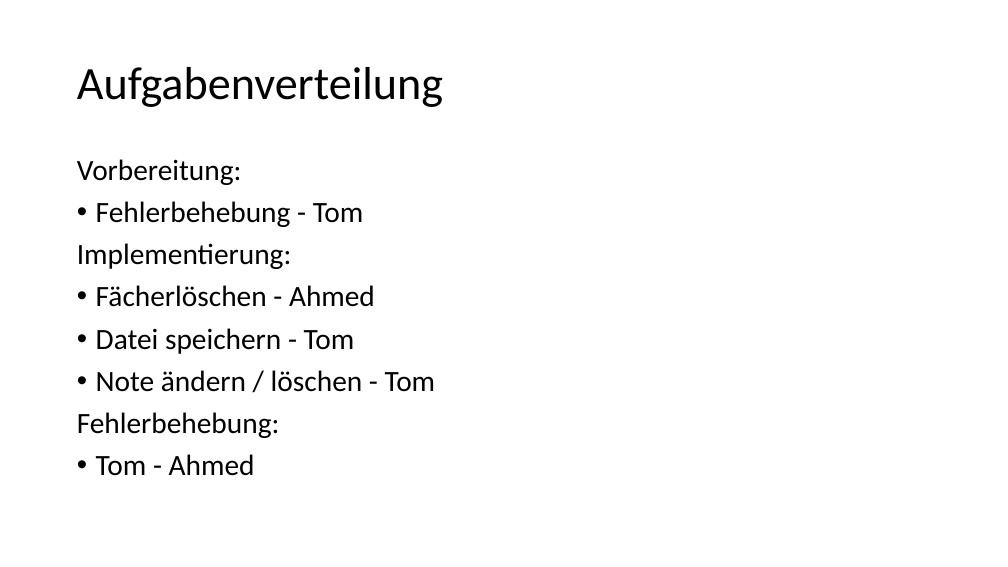
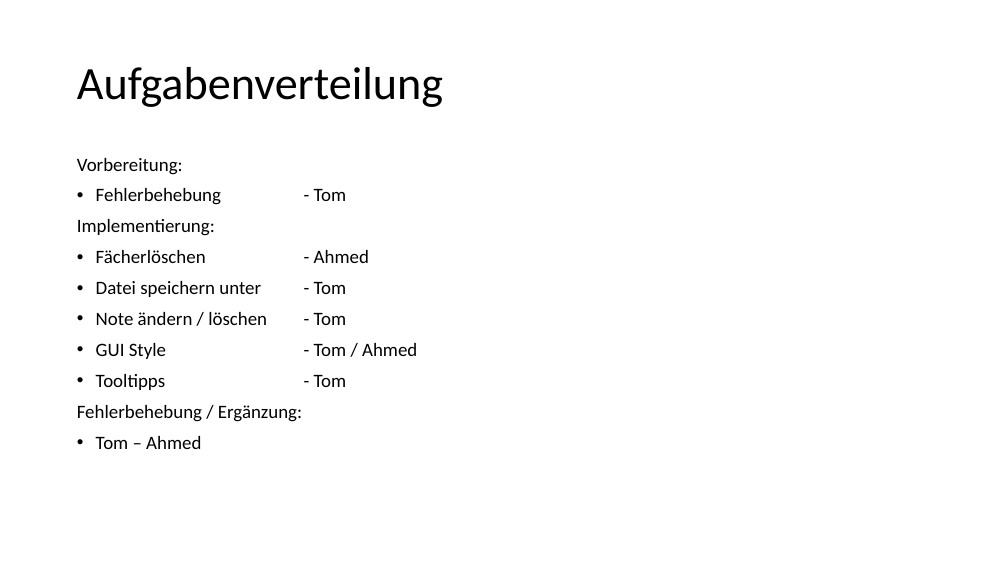
Before and after one commit to SecurityR4t/NotenVerwaltung, a slide deck: slide 3 of Dokumentation.pptm. Drawn at 1008x567 pixels with LibreOffice and Linux fonts; fonts in the diff are those of the drawing. Boxes give left, top, right and bottom in pixels: in the first picture for what was removed or moved away, otherwise in the second. Text is boxed around its words. In the diff, an @@ line names an element or a change of style, - is before the commit and + after.

```diff
--- a/Dokumentation.pptm
+++ b/Dokumentation.pptm
@@ text at [77, 158, 369, 325]: size 28 to 18 pt in "Vorbereitung:", "Fehlerbehebung - Tom", "Implementierung:", "Fächerlöschen - Ahmed" and 1 more places @@
@@ text at [96, 281, 347, 297]: text changed; size 28 to 18 pt @@
-• Datei speichern - Tom
+• Datei speichern unter - Tom
@@ text at [77, 343, 417, 449]: text changed; size 28 to 18 pt @@
-Fehlerbehebung:
-• Tom - Ahmed
+• GUI Style - Tom / Ahmed
+• Tooltipps - Tom
+Fehlerbehebung / Ergänzung:
+• Tom – Ahmed
```
Also in this commit, not shown: 3 other slides changed, 3 slides added, 1 slide removed.
